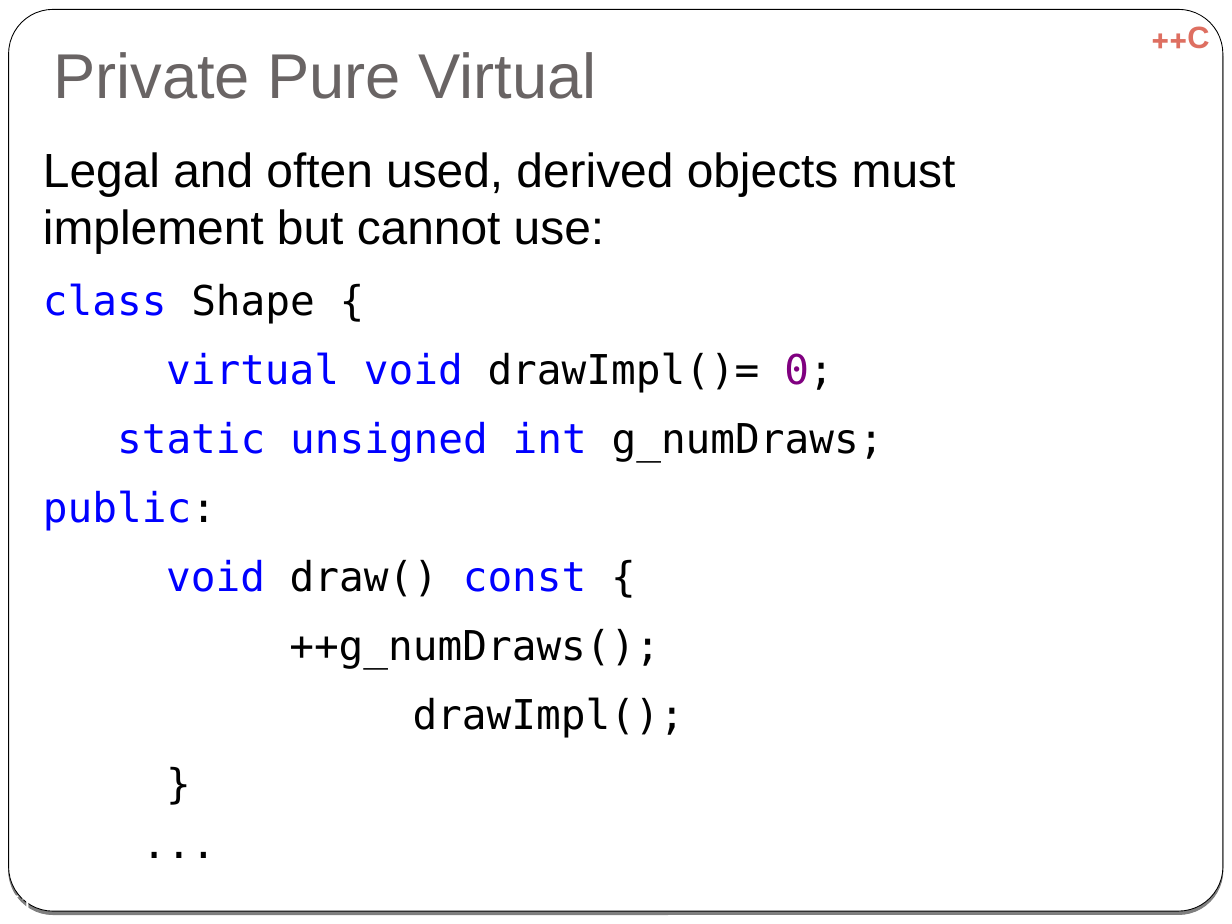
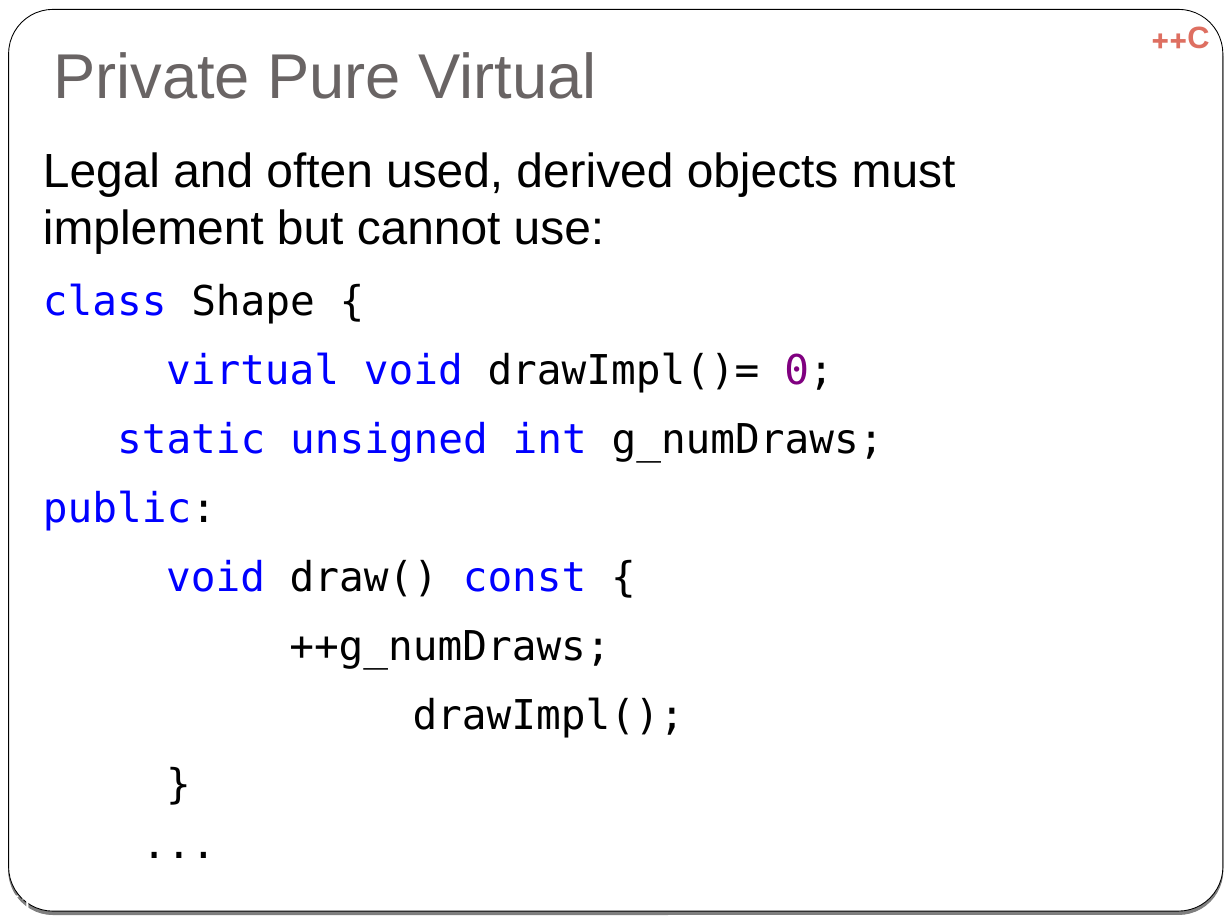
Before and after one commit to cpp-at-ariel/cpp-5778, a slide deck: slide 51 of week06-inheritance/slides-override-virtual.odp. Drawn at 1232x924 pixels with LibreOffice and Linux fonts; fonts in the diff are those of the drawing. Boxes give left, top, right and bottom in pixels: in the first picture for what was removed or moved away, otherwise in the second. Text is boxed around its words. In the diff, an @@ line names an element or a change of style, - is before the commit and + after.

```diff
--- a/week06-inheritance/slides-override-virtual.odp
+++ b/week06-inheritance/slides-override-virtual.odp
@@ text at bbox=[289, 630, 610, 670]: text changed @@
-++g_numDraws();
+++g_numDraws;
```
Also in this commit, not shown: 2 other slides changed, 8 other files.
